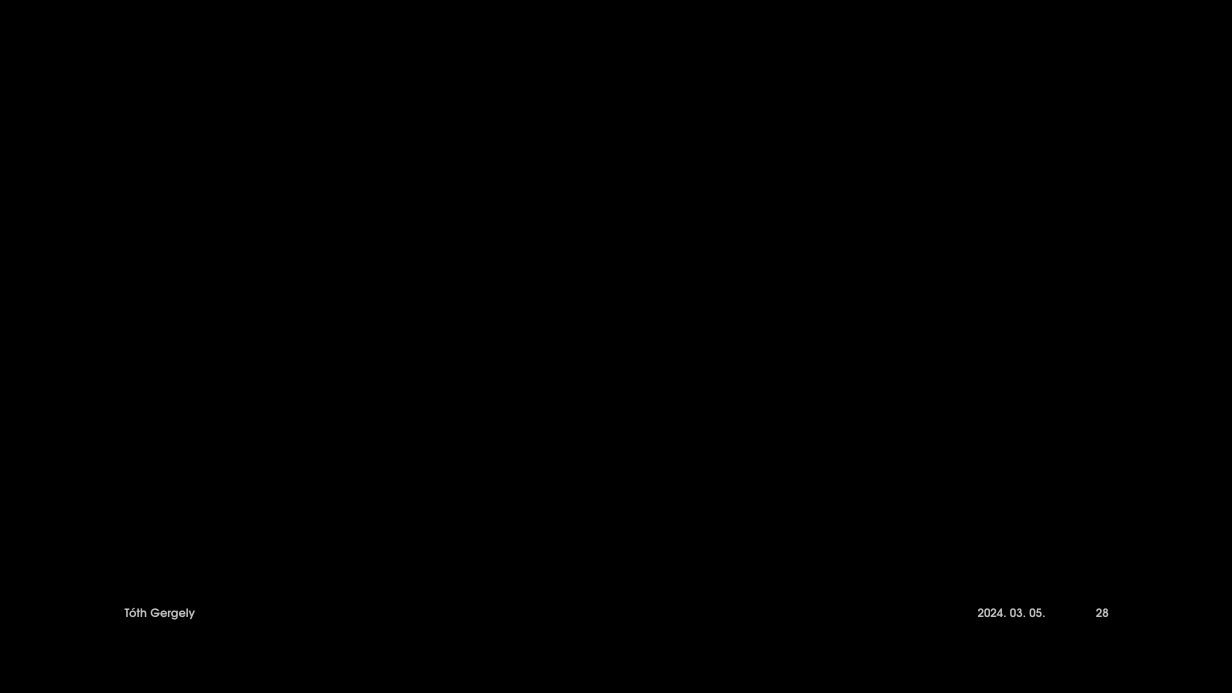
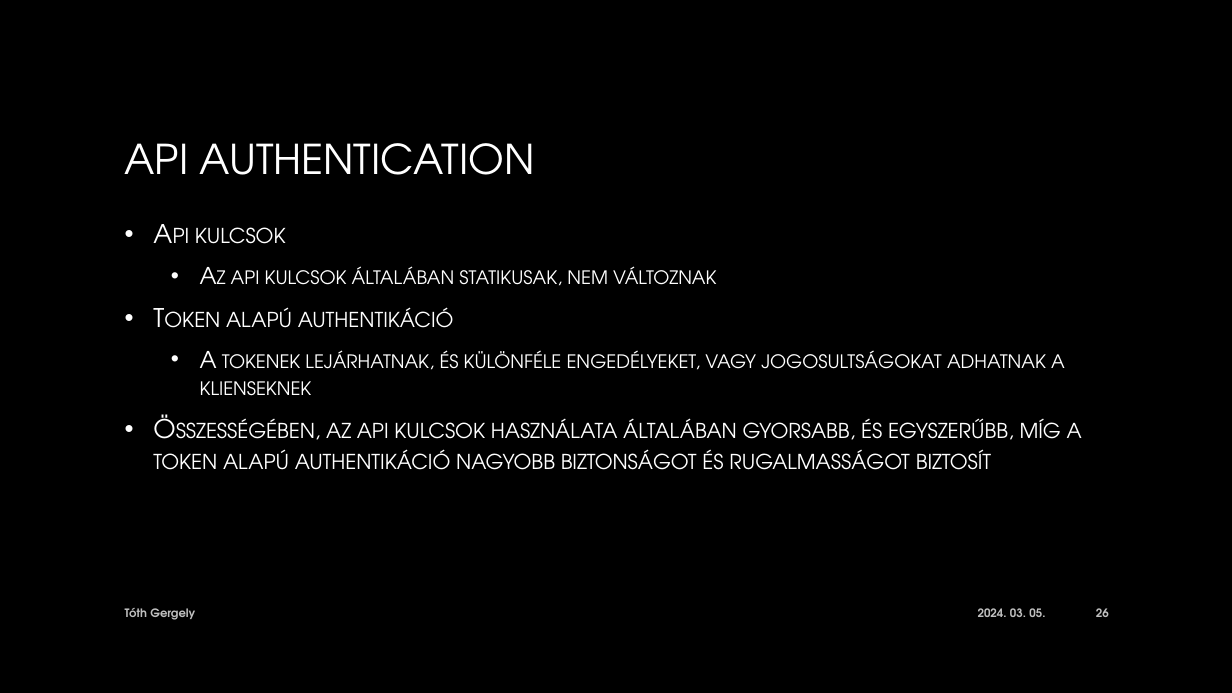
Before and after one commit to gereyl/html-portfolio, a slide deck: slide 26 of Eloadas.pptx (slide 28 before the commit). Drawn at 1232x693 pixels with LibreOffice and Linux fonts; fonts in the diff are those of the drawing; background and template pictures are left out. Boxes give left, top, right and bottom in pixels: in the first picture for what was removed or moved away, otherwise in the second. Text is boxed around its words. In the diff, an @@ line names an element or a change of style, - is before the commit and + after.

```diff
--- a/Eloadas.pptx
+++ b/Eloadas.pptx
@@ title added at [125, 143, 535, 175], 32 pt, text gradient #FFFFFF to #A6A6A6 @@
+API AUTHENTICATION
@@ text added at [153, 227, 1082, 470], 20 pt, text gradient #FFFFFF to #BFBFBF, small capitals @@
+• Api kulcsok
+  • Az api kulcsok általában statikusak, nem változnak
+• Token alapú authentikáció
+  • A tokenek lejárhatnak, és különféle engedélyeket, vagy jogosultságokat adhatnak a klienseknek
+• Összességében, az api kulcsok használata általában gyorsabb, és egyszerűbb, míg a token alapú authentikáció nagyobb biztonságot és rugalmasságot biztosít
```
Also in this commit, not shown: 10 other slides changed, 14 slides removed, 3 other files.
